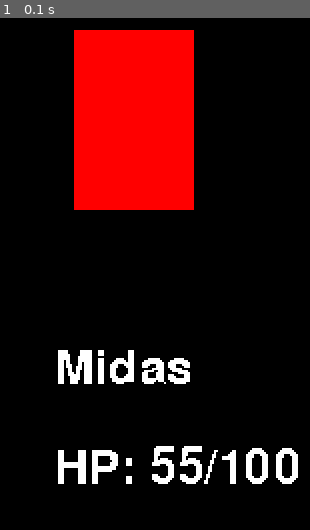
Above: before the commit, frame 1.
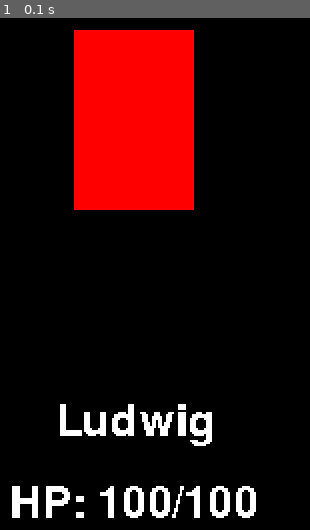
Above: after the commit, the same moment.

Repository: eduardoluis11/final-project-cs50-python
Game: pygame game, started from final-project.py
Two runs of this game, one before a commit and one after it. Both use one fixed random seed, a clock stepped at 60 frames per second and the inputs below.
Inputs:
- Up to frame 1 (0.1 s): no input

The runs differ from the first frame. In frame 1, 7.0% of the frame differs, in the area x 3-97%, y 64-98%.

Commit message:
Updated final-project.py
I’ve added a  rectangle to both the playable character’s name and his HP, and I’ve centered both lines of text. Also, the player’s stats text is now in a lower position.

Diff:
--- a/final-project.py
+++ b/final-project.py
@@ -93,6 +93,10 @@
 so that your HP points go down each  time that the enemy hurts you. I’m already storing the Player’s current HP in a
 different variable, so that, if I get hurt, my HP will go down in the UI (since I’m using Python’s formatted strings).
 
+I will add a rectangle to both the playable character’s name and his HP, and I will add it to their surfaces. That way,
+I’ll be able to easily center them horizontally. And that way, I’ll be able to easily put the playable character’s data
+inside a box. To whatever Y position the player's name has, I will add 40 units to the Y position of the player's HP.
+That distance looks good.
 """
 
 import pygame
@@ -110,9 +114,9 @@
 pygame.display.set_caption("Gold Standard")
 
 # This specifies the font that I will use, and its size. At least, I will use this for the playable character's name.
-game_font = pygame.font.Font(None, 35)
+game_font = pygame.font.Font(None, 32)
 
-players_current_hp = 55    # This stores the current HP for the player. This goes down if the enemy hurts you.
+players_current_hp = 100    # This stores the current HP for the player. This goes down if the enemy hurts you.
 
 # Sprites and surface
 # This loads the enemy sprite, but doesn't render it yet (source:
@@ -123,14 +127,22 @@
 # This creates a rectangle for the enemy sprite's surface. I will place it around the center of the screen.
 enemy_rectangle = enemy_surface.get_rect(center=(360, 288))
 
-# Text surfaces.
+# Text surfaces and rectangles.
 # Surface for the Playable Character's name
-playable_characters_name_surface = game_font.render('Midas', False, 'White')
+playable_characters_name_surface = game_font.render('Ludwig', False, 'White')
+
+# Playable character's name's rectangle
+playable_characters_name_rectangle = playable_characters_name_surface.get_rect(center=(360, 440))
 
 # Surface for the Playable Character's HP (Hit Points / life points)
 players_hp_surface = game_font.render(f'HP: {players_current_hp}/100', False, 'White')
 
+# Rectangle for the Player's HP
+players_hp_rectangle = players_hp_surface.get_rect(center=(360, 480))
 # End of text surfaces
+
+
+
 
 while True:  # Infinite loop that will pretty much make the entire game run
 
@@ -150,10 +162,10 @@
     game_window.blit(enemy_surface, enemy_rectangle)
 
     # This render's the playable character's name. It should be in the horizontal center, and below the enemy.
-    game_window.blit(playable_characters_name_surface, (320, 400))
+    game_window.blit(playable_characters_name_surface, playable_characters_name_rectangle)
 
     # Player's current HP
-    game_window.blit(players_hp_surface, (320, 450))
+    game_window.blit(players_hp_surface, players_hp_rectangle)
 
     # This should render the game's window, and every sprite
     pygame.display.update()
